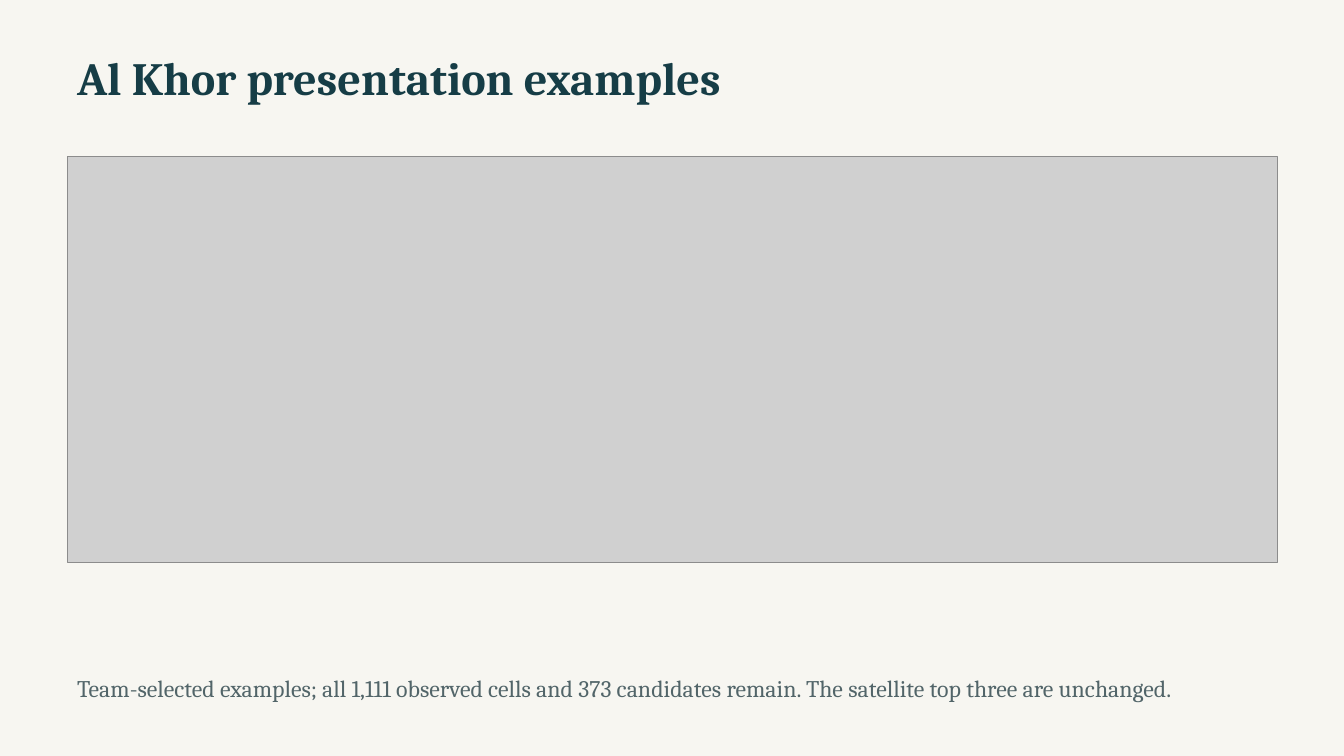
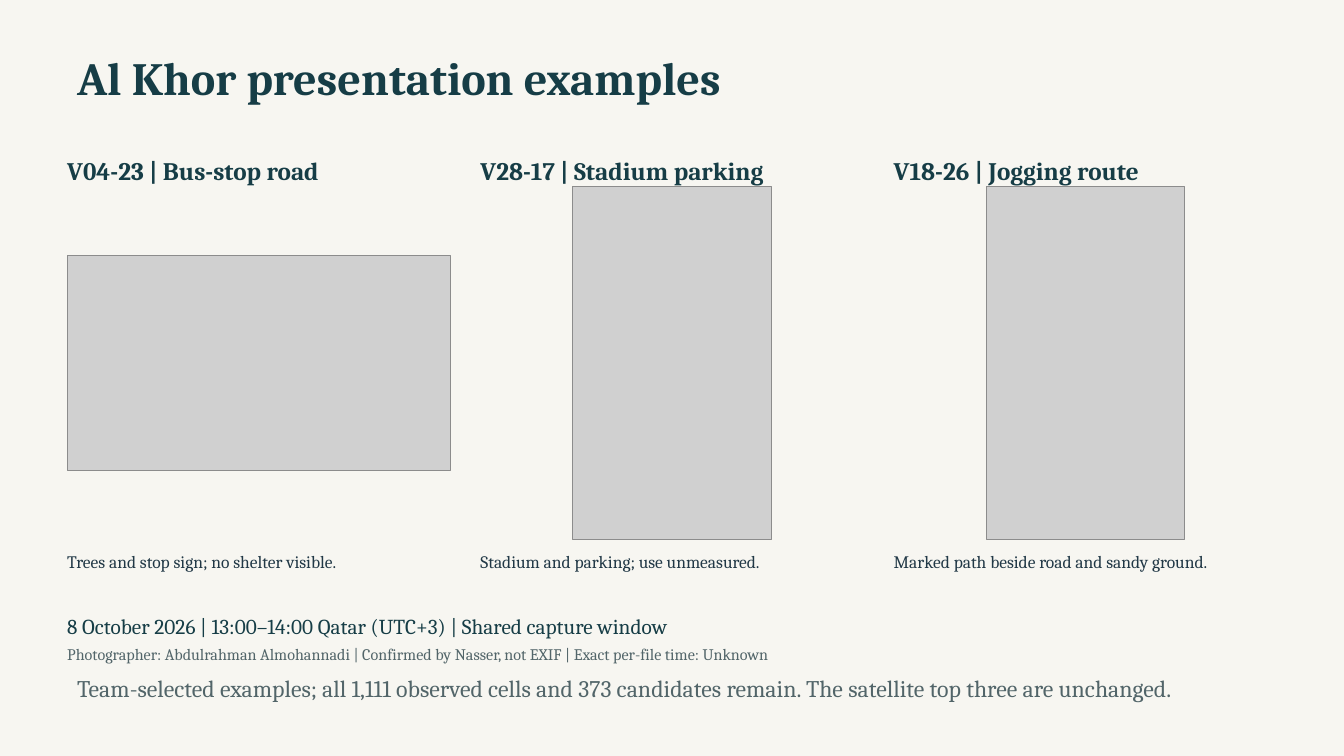
Before and after one commit to NasserAlhuri/spaceHacathon, a slide deck: slide 6 of docs/UrbanHeat-AlKhor-Pitch.pptx. Drawn at 1344x756 pixels with LibreOffice and Linux fonts; fonts in the diff are those of the drawing; grey boxes stand for pictures. Boxes give left, top, right and bottom in pixels: in the first picture for what was removed or moved away, otherwise in the second. Text is boxed around its words. In the diff, an @@ line names an element or a change of style, - is before the commit and + after.

```diff
--- a/docs/UrbanHeat-AlKhor-Pitch.pptx
+++ b/docs/UrbanHeat-AlKhor-Pitch.pptx
@@ text added at (67,162,319,186), 18 pt, text #163D46, bold @@
+V04-23 | Bus-stop road
@@ picture removed at (68,156,1277,563) @@
@@ text added at (480,162,764,186), 18 pt, text #163D46, bold @@
+V28-17 | Stadium parking
@@ text added at (894,162,1139,186), 18 pt, text #163D46, bold @@
+V18-26 | Jogging route
@@ picture added at (573,187,771,539) @@
@@ picture added at (986,187,1185,539) @@
@@ picture added at (68,255,451,471) @@
@@ text added at (67,556,336,572), 12.5 pt, text #213846 @@
+Trees and stop sign; no shelter visible.
@@ text added at (480,556,760,572), 12.5 pt, text #213846 @@
+Stadium and parking; use unmeasured.
@@ text added at (894,556,1207,572), 12.5 pt, text #213846 @@
+Marked path beside road and sandy ground.
@@ text added at (67,619,667,639), 15.2 pt, text #163D46 @@
+8 October 2026 | 13:00–14:00 Qatar (UTC+3) | Shared capture window
@@ text added at (67,648,769,664), 11.5 pt, text #526569 @@
+Photographer: Abdulrahman Almohannadi | Confirmed by Nasser, not EXIF | Exact per-file time: Unknown
```
Also in this commit, not shown: 3 other slides changed, 14 other files.
